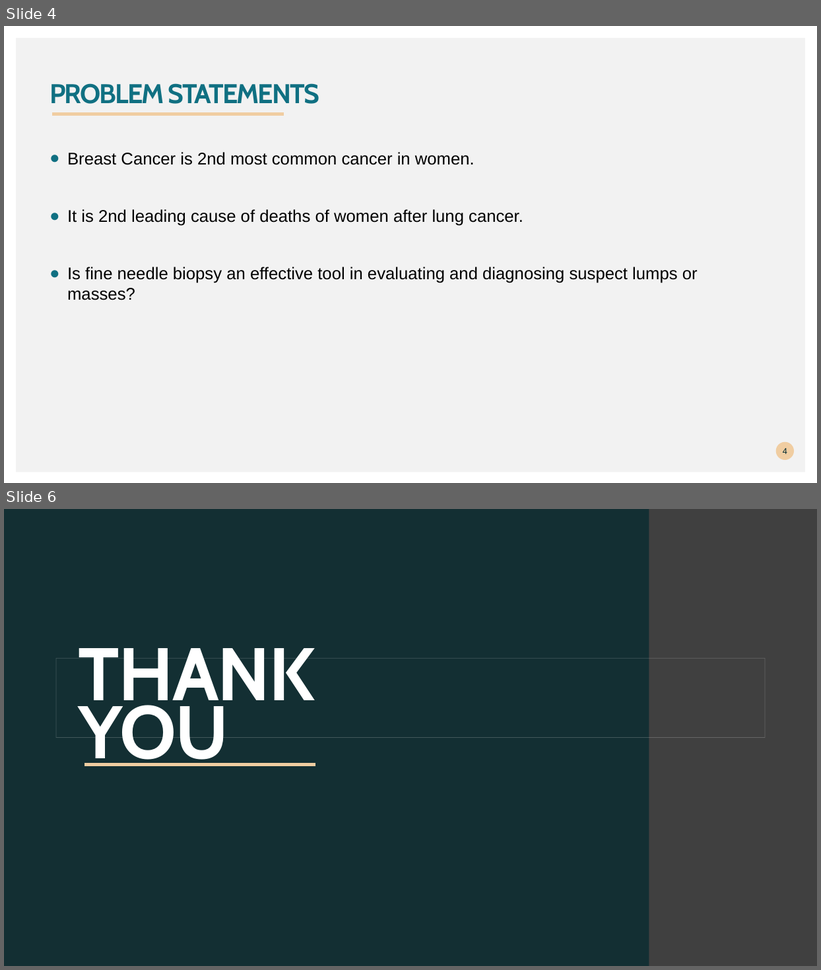
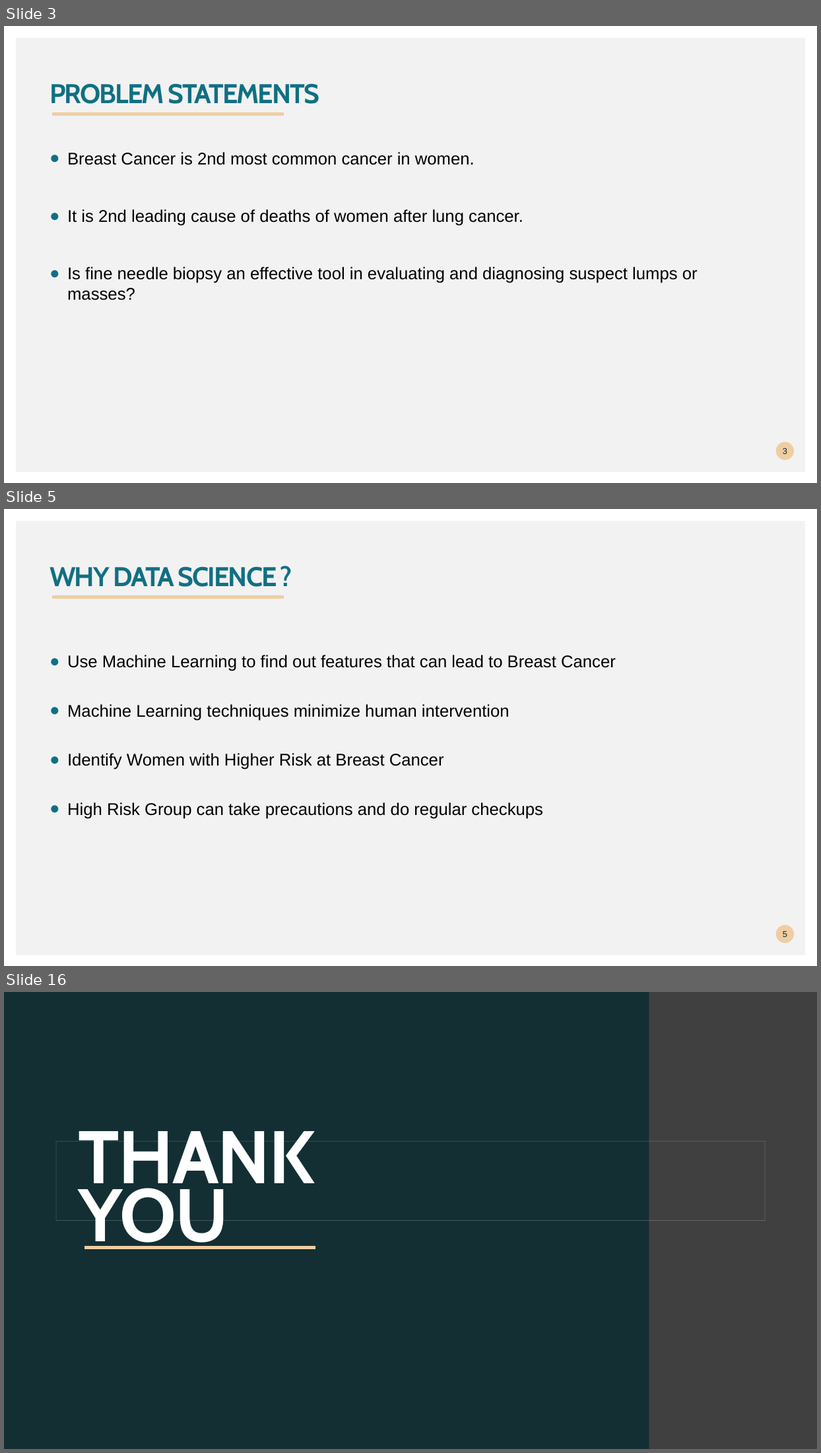
Before and after one commit to saurabhbiswas1985/Predictive-Analytics-Project, a slide deck: Breast cancer prediction.pptx. Shown one above the other, each under a label of ours: slides 4 and 6 before the commit, slides 3, 5 and 16 after it; the slides between them are not shown. The pictures are 821x970 and 821x1453 pixels, drawn with LibreOffice and Linux fonts; fonts in the diff are those of the drawing; background and template pictures are left out. Boxes give left, top, right and bottom in pixels: in the first picture for what was removed or moved away, otherwise in the second. Text is boxed around its words. In the diff, an @@ line names an element or a change of style, - is before the commit and + after.

```diff
--- a/Breast cancer prediction.pptx
+++ b/Breast cancer prediction.pptx
@@ slide 5 added at <box>4,509,817,966</box>, background #FFFFFF; not listed: 1 template element that a slide beside it also shows @@
@@ title added at <box>50,566,277,587</box>, 32 pt, text #107082, bold @@
+WHY DATA SCIENCE ?
@@ freeform shape added at <box>52,594,284,597</box>, outline #F0CDA1 4.32 pt @@
@@ text added at <box>67,655,616,819</box>, 20 pt, text #000000 @@
+● Use Machine Learning to find out features that can lead to Breast Cancer
+● Machine Learning techniques minimize human intervention
+● Identify Women with Higher Risk at Breast Cancer
+● High Risk Group can take precautions and do regular checkups
@@ page number added at <box>776,925,795,944</box>, fill #F0CDA1, 10 pt, text #00292E @@
+5
@@ what was slide 4 is now slide 3 @@
@@ page number at <box>783,448,787,454</box>: text changed @@
-4
+3
@@ what was slide 6 is now slide 16 @@
```
Also in this commit, not shown: 2 slides changed, 10 other slides added, 1 slide removed, 1 other file.
